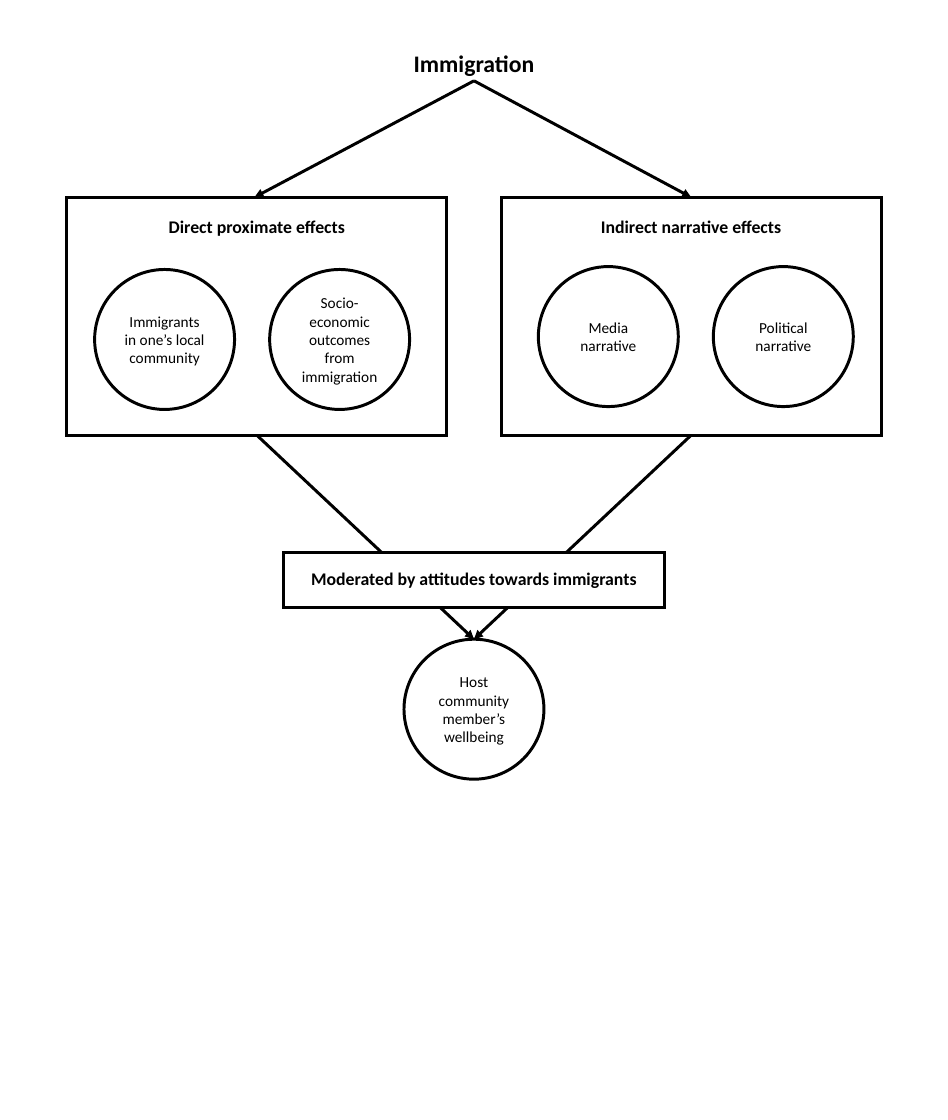
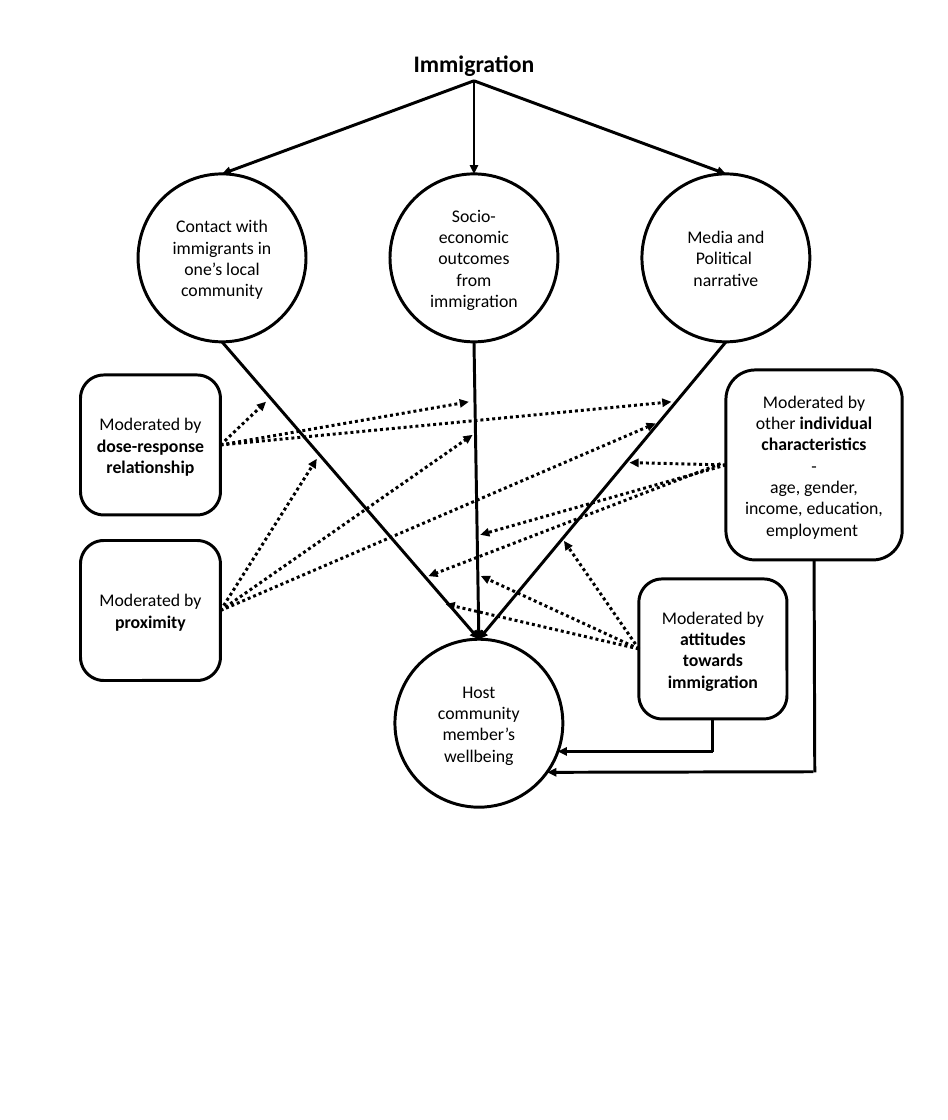
Before and after one commit to Happier-Lives-Institute/Shallow-Immigration-Report-For-FP, a slide deck: slide 2 of causalgraphs.pptx. Drawn at 948x1120 pixels with LibreOffice and Linux fonts; fonts in the diff are those of the drawing. Boxes give left, top, right and bottom in pixels: in the first picture for what was removed or moved away, otherwise in the second. Text is boxed around its words. In the diff, an @@ line names an element or a change of style, - is before the commit and + after.

Commit message:
new version of host spillover graph

```diff
--- a/causalgraphs.pptx
+++ b/causalgraphs.pptx
@@ arrow moved from (474, 81) - (255, 197) to (474, 81) - (222, 174) @@
@@ arrow moved from (474, 81) - (691, 197) to (474, 81) - (726, 174) @@
@@ ellipse "Contact with immigrants in one’s ..." resized from (x1=95, y1=270, x2=235, y2=410) to (x1=138, y1=174, x2=306, y2=342) @@
@@ ellipse "Socio-economic outcomes from immigration" at (x1=390, y1=174, x2=558, y2=342): size 15.5 to 18 pt @@
@@ ellipse "Socio-economic outcomes from immigration" resized from (x1=270, y1=270, x2=410, y2=410) to (x1=390, y1=174, x2=558, y2=342) @@
@@ ellipse "Media and Political narrative" resized from (x1=538, y1=267, x2=678, y2=407) to (x1=642, y1=174, x2=810, y2=342) @@
@@ text in ellipse at (x1=173, y1=219, x2=271, y2=299): text changed; size 15.5 to 18 pt @@
-Immigrants in one’s local community
+Contact with immigrants in one’s local community
@@ text in ellipse at (x1=687, y1=230, x2=764, y2=286): text changed; size 15.5 to 18 pt @@
-Media narrative
+Media and Political narrative
@@ arrow moved from (257, 435) - (474, 639) to (222, 342) - (479, 639) @@
@@ arrow moved from (691, 435) - (474, 639) to (726, 342) - (479, 639) @@
@@ group removed at (x1=67, y1=197, x2=882, y2=607): 3 rectangles, 3 texts, 1 ellipse @@
-Direct proximate effects
-Indirect narrative effects
-Political narrative
-Moderated by attitudes towards immigrants
@@ ellipse "Host community member’s wellbeing" resized from (x1=404, y1=639, x2=544, y2=779) to (x1=395, y1=639, x2=563, y2=807) @@
@@ ellipse "Host community member’s wellbeing" at (x1=395, y1=639, x2=563, y2=807): size 15.5 to 18 pt @@
@@ group added at (x1=80, y1=81, x2=902, y2=772): 16 arrows, 4 rounded rectangles, 2 lines @@
+Moderated by other individual characteristics
+-
+age, gender, income, education, employment
+Moderated by dose-response relationship
+Moderated by proximity
+Moderated by attitudes towards immigration
```
Also in this commit, not shown: 3 other files.
